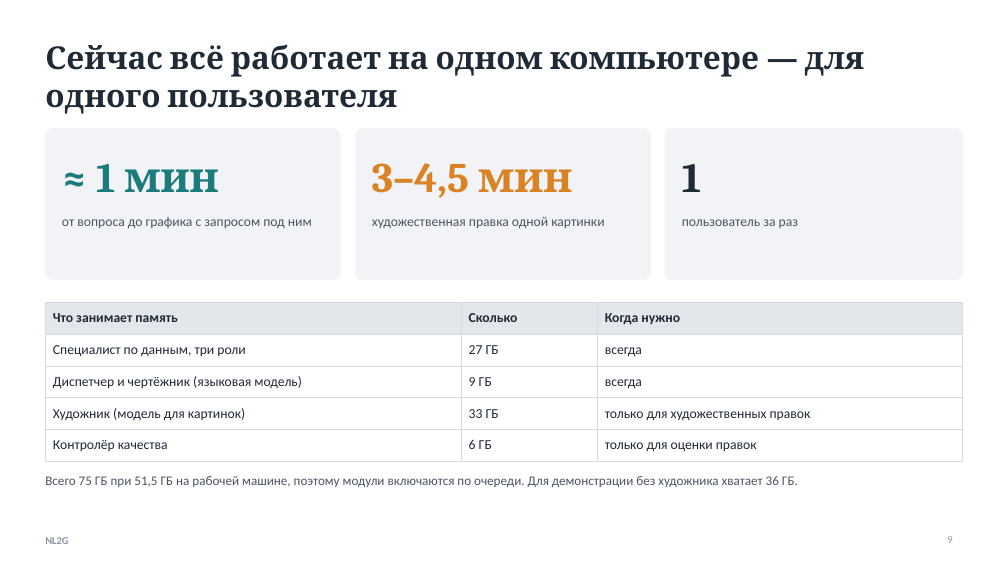
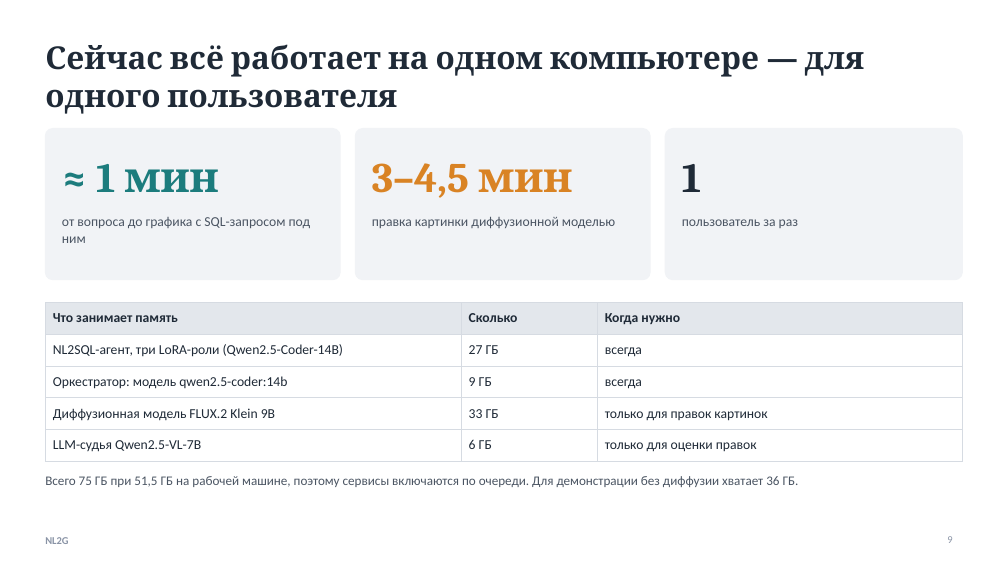
Before and after one commit to kocharyandr/nl2g, a slide deck: slide 9 of docs/ПРЕЗЕНТАЦИЯ_СЕРВИСА.pptx. Drawn at 1008x567 pixels with LibreOffice and Linux fonts; fonts in the diff are those of the drawing. Boxes give left, top, right and bottom in pixels: in the first picture for what was removed or moved away, otherwise in the second. Text is boxed around its words. In the diff, an @@ line names an element or a change of style, - is before the commit and + after.

```diff
--- a/docs/ПРЕЗЕНТАЦИЯ_СЕРВИСА.pptx
+++ b/docs/ПРЕЗЕНТАЦИЯ_СЕРВИСА.pptx
@@ text at <box>62,217,311,243</box>: text changed @@
-от вопроса до графика с запросом под ним
+от вопроса до графика с SQL-запросом под ним
@@ text at <box>372,217,615,228</box>: text changed @@
-художественная правка одной картинки
+правка картинки диффузионной моделью
@@ table at <box>45,302,963,456</box> @@
-row 2, column 1: Специалист по данным, три роли
+row 2, column 1: NL2SQL-агент, три LoRA-роли (Qwen2.5-Coder-14B)
-row 3, column 1: Диспетчер и чертёжник (языковая модель)
+row 3, column 1: Оркестратор: модель qwen2.5-coder:14b
-row 4, column 1: Художник (модель для картинок)
+row 4, column 1: Диффузионная модель FLUX.2 Klein 9B
-row 4, column 3: только для художественных правок
+row 4, column 3: только для правок картинок
-row 5, column 1: Контролёр качества
+row 5, column 1: LLM-судья Qwen2.5-VL-7B
@@ text at <box>45,476,799,487</box>: text changed @@
-Всего 75 ГБ при 51,5 ГБ на рабочей машине, поэтому модули включаются по очереди. Для демонстрации без художника хватает 36 ГБ.
+Всего 75 ГБ при 51,5 ГБ на рабочей машине, поэтому сервисы включаются по очереди. Для демонстрации без диффузии хватает 36 ГБ.
```
Also in this commit, not shown: 7 other slides changed, 1 other file.
